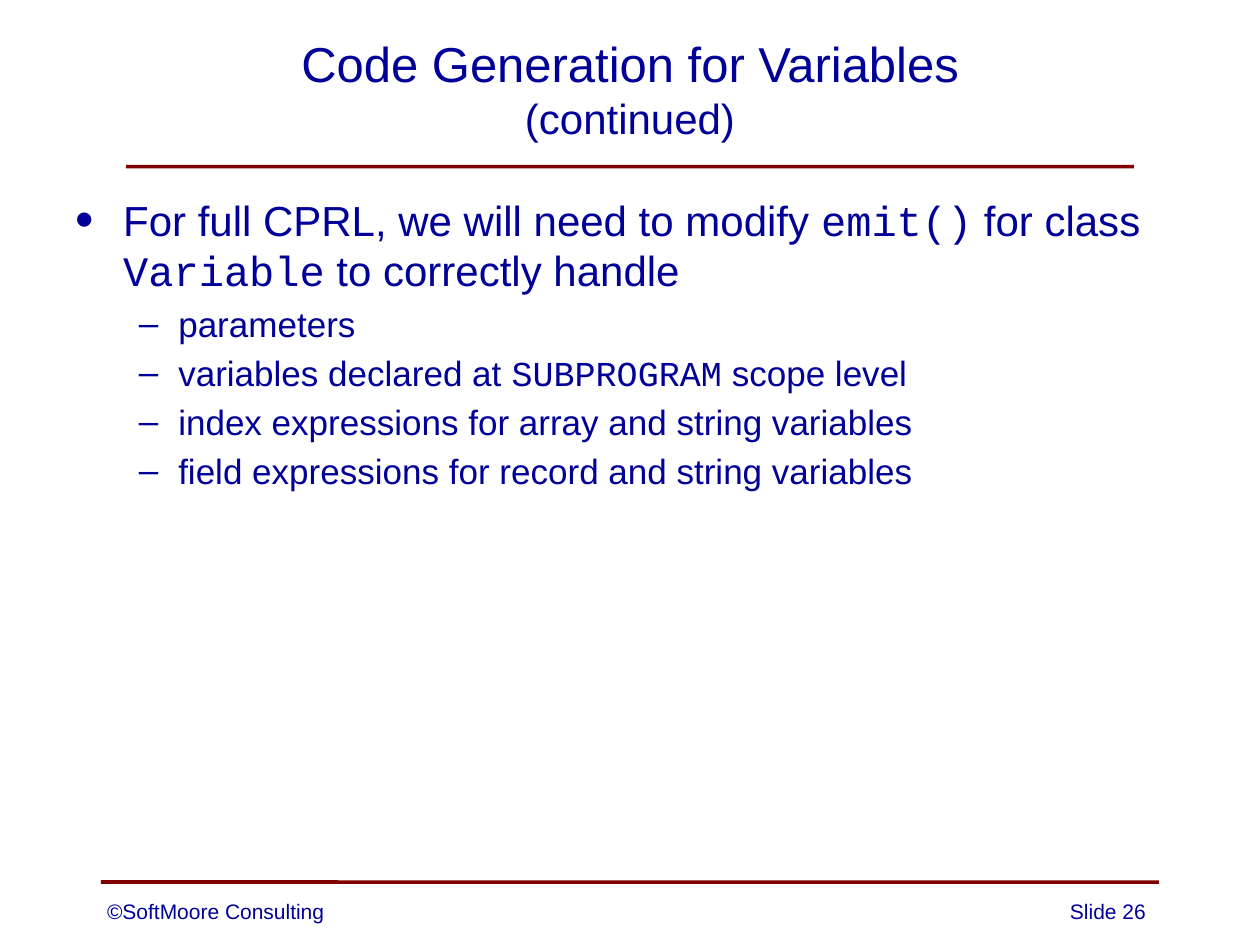
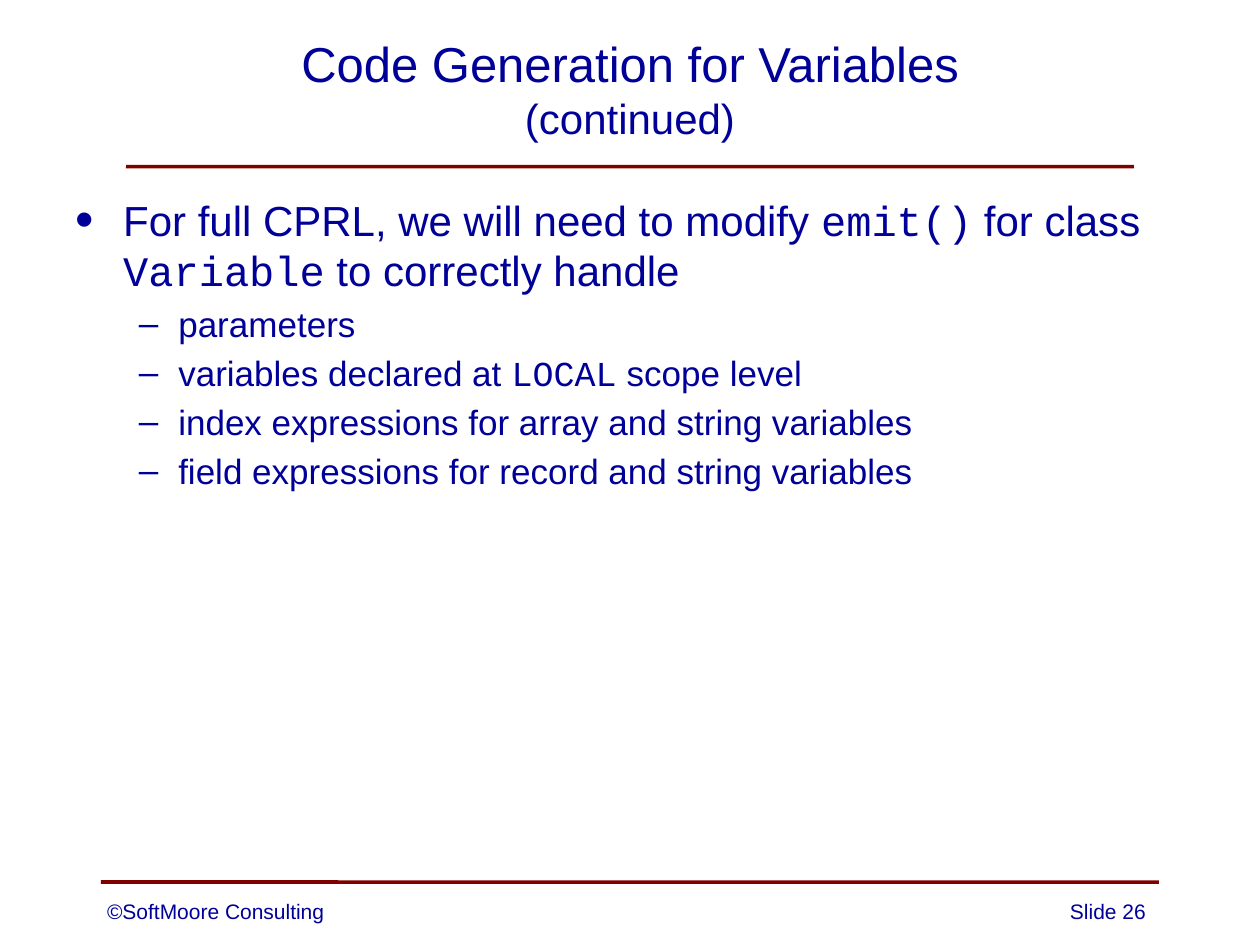
Before and after one commit to SoftMoore/CPRL-Java-3rd, a slide deck: slide 26 of PowerPoints/11 - Code Generation.pptx. Drawn at 1260x945 pixels with LibreOffice and Linux fonts; fonts in the diff are those of the drawing. Boxes give left, top, right and bottom in pixels: in the first picture for what was removed or moved away, otherwise in the second. Text is boxed around its words. In the diff, an @@ line names an element or a change of style, - is before the commit and + after.

```diff
--- a/PowerPoints/11 - Code Generation.pptx
+++ b/PowerPoints/11 - Code Generation.pptx
@@ text at (x1=178, y1=360, x2=802, y2=392): text changed @@
-  – variables declared at SUBPROGRAM scope level
+  – variables declared at LOCAL scope level
```
Also in this commit, not shown: 1 other slide changed.
